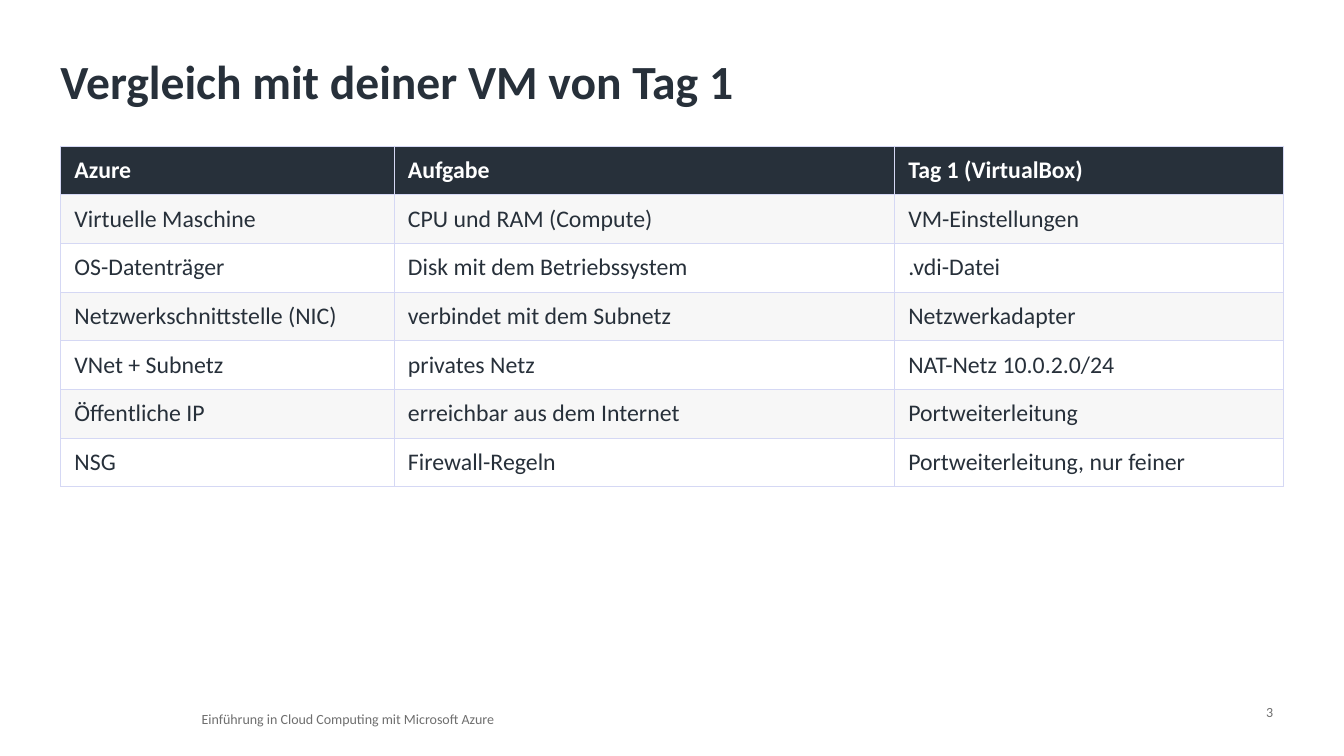
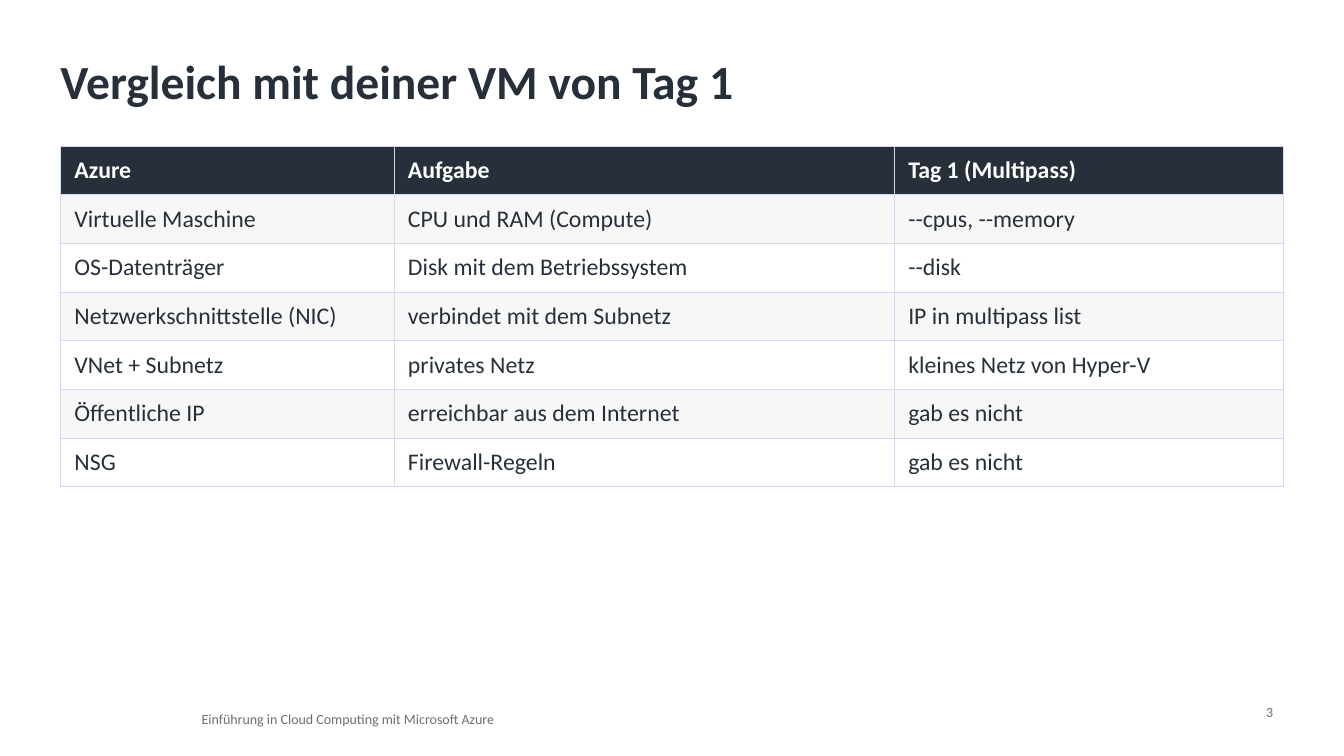
Before and after one commit to pat-teacher/azure-basics-training, a slide deck: slide 3 of praesentationen/input-04-azure-compute.pptx. Drawn at 1344x756 pixels with LibreOffice and Linux fonts; fonts in the diff are those of the drawing; background and template pictures are left out. Boxes give left, top, right and bottom in pixels: in the first picture for what was removed or moved away, otherwise in the second. Text is boxed around its words. In the diff, an @@ line names an element or a change of style, - is before the commit and + after.

Commit message:
Update course materials for Azure VM and networking concepts
- Revised the comparison table for Azure VM components to align with Multipass terminology.
- Updated the SSH key reference in the Azure Compute section to reflect the correct assignment.
- Modified the networking problem-solving statement in the Azure Networking section for clarity.
- Adjusted the learning objectives in the Automation section to specify tools used.
- Enhanced the README to include additional topics covered in the virtualization chapter.
- Updated the VM networking diagram to reflect accurate IP addresses and descriptions.
- Revised the diagram generation script to match the updated networking diagram.
- Adjusted presentation content to reflect changes in course structure and objectives.

```diff
--- a/praesentationen/input-04-azure-compute.pptx
+++ b/praesentationen/input-04-azure-compute.pptx
@@ table at (60,146,1284,478) @@
-row 1, column 3: Tag 1 (VirtualBox)
+row 1, column 3: Tag 1 (Multipass)
-row 2, column 3: VM-Einstellungen
+row 2, column 3: --cpus, --memory
-row 3, column 3: .vdi-Datei
+row 3, column 3: --disk
-row 4, column 3: Netzwerkadapter
+row 4, column 3: IP in multipass list
-row 5, column 3: NAT-Netz 10.0.2.0/24
+row 5, column 3: kleines Netz von Hyper-V
-row 6, column 3: Portweiterleitung
+row 6, column 3: gab es nicht
-row 7, column 3: Portweiterleitung, nur feiner
+row 7, column 3: gab es nicht
```
Also in this commit, not shown: 52 other files.
